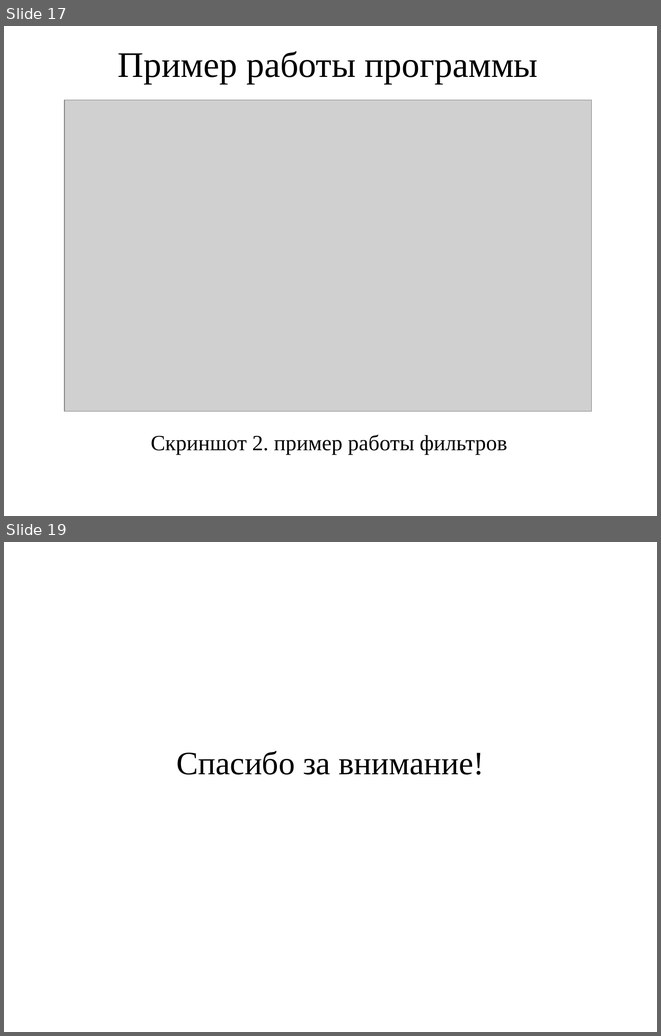
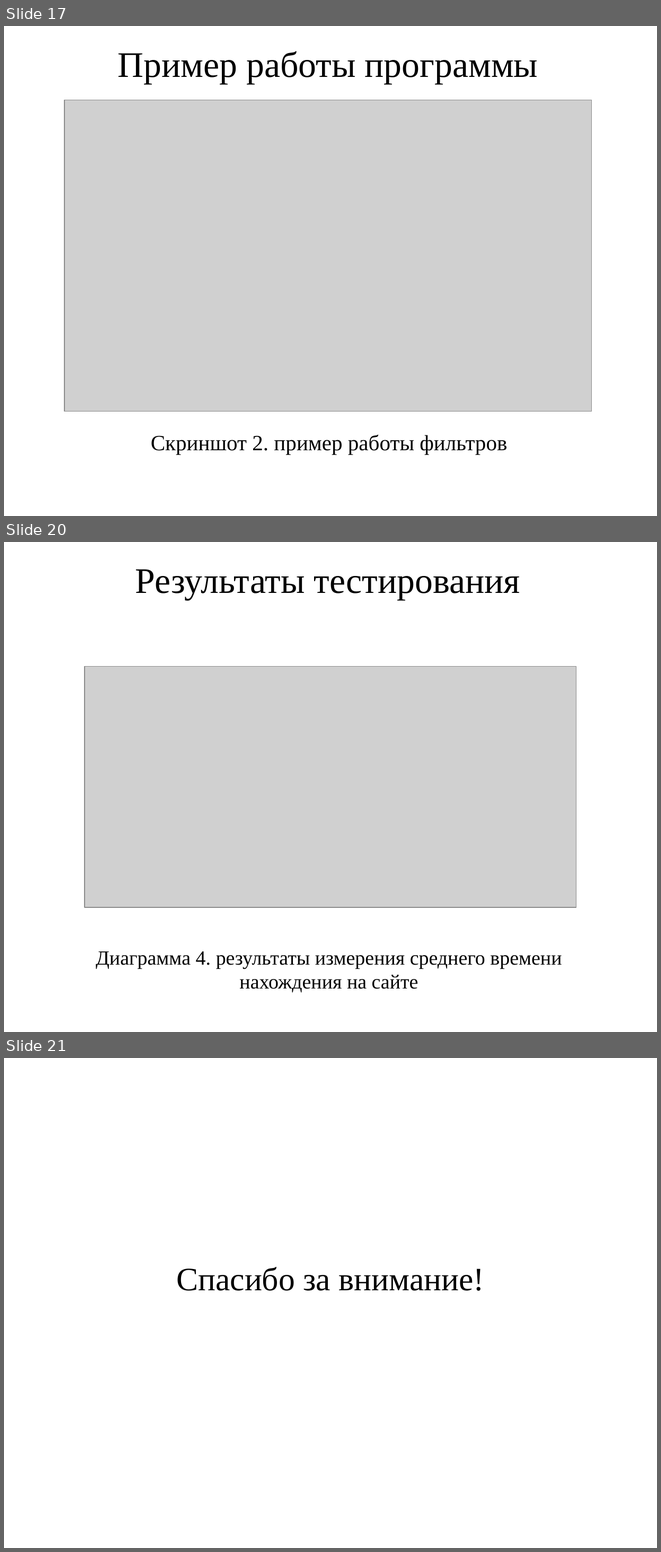
Before and after one commit to vadimgilka/WebsiteOperatorRates, a slide deck: Documentation/Defense/Presentation.pptx. Shown one above the other, each under a label of ours: slides 17 and 19 before the commit, slides 17, 20 and 21 after it; the slides between them are not shown. The pictures are 661x1036 and 661x1552 pixels, drawn with LibreOffice and Linux fonts; fonts in the diff are those of the drawing; grey boxes stand for pictures. Boxes give left, top, right and bottom in pixels: in the first picture for what was removed or moved away, otherwise in the second. Text is boxed around its words. In the diff, an @@ line names an element or a change of style, - is before the commit and + after.

```diff
--- a/Documentation/Defense/Presentation.pptx
+++ b/Documentation/Defense/Presentation.pptx
@@ slide 20 added at [4,542,657,1032], background #FFFFFF @@
@@ title added at [135,569,520,600], 39.6 pt, text #000000 @@
+Результаты тестирования
@@ picture added at [85,667,576,908] @@
@@ subtitle added at [96,951,562,992], 22.2 pt, text #000000 @@
+Диаграмма 4. результаты измерения среднего времени нахождения на сайте
@@ what was slide 19 is now slide 21 @@
```
Also in this commit, not shown: 1 slide changed, 1 other slide added.
